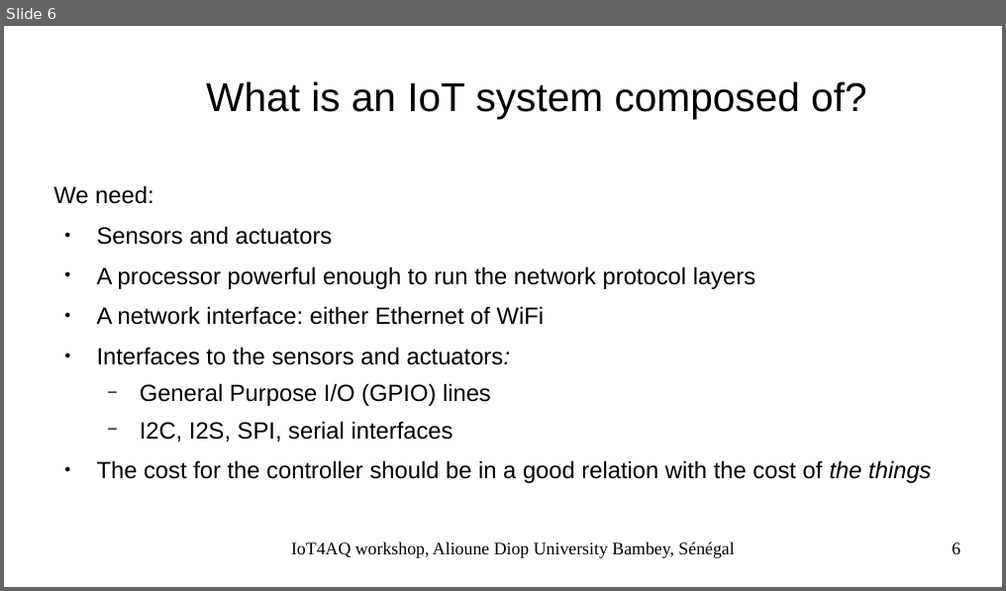
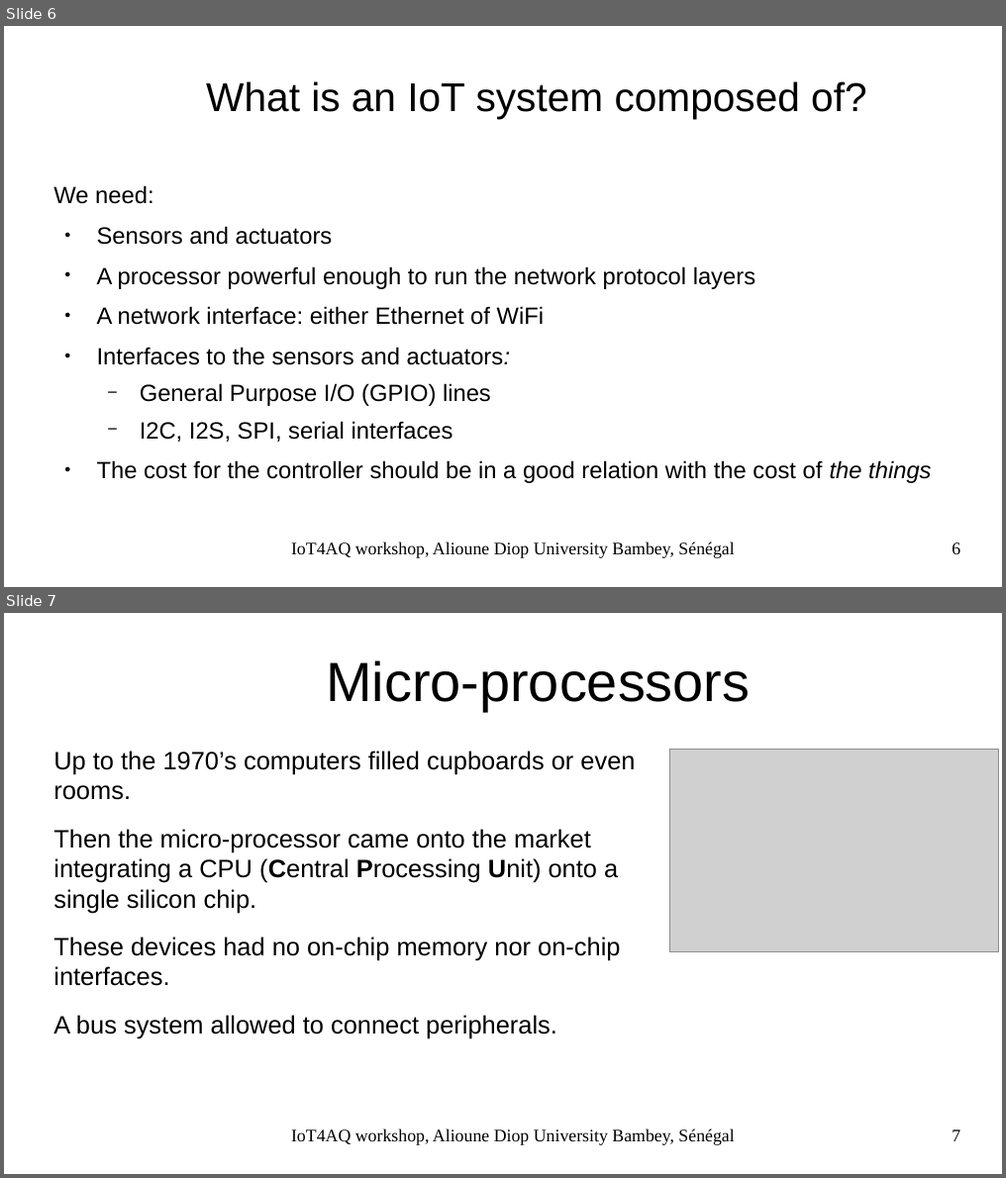
Before and after one commit to uraich/IoT4AQ, a slide deck: workshop/slides/iot4aq_introduction.odp. Shown one above the other, each under a label of ours: slide 6 before the commit, slides 6 and 7 after it. The pictures are 1006x591 and 1006x1178 pixels, drawn with LibreOffice and Linux fonts; fonts in the diff are those of the drawing; grey boxes stand for pictures; background and template pictures are left out. Boxes give left, top, right and bottom in pixels: in the first picture for what was removed or moved away, otherwise in the second. Text is boxed around its words. In the diff, an @@ line names an element or a change of style, - is before the commit and + after.

Commit message:
extended micro-processor discussion

```diff
--- a/workshop/slides/iot4aq_introduction.odp
+++ b/workshop/slides/iot4aq_introduction.odp
@@ slide 7 added at box(4, 613, 1002, 1174), background #FFFFFF @@
@@ title added at box(326, 661, 749, 711), 44 pt, text #000000 @@
+Micro-processors
@@ text added at box(54, 751, 635, 1039), 20 pt, text #000000 @@
+Up to the 1970’s computers filled cupboards or even rooms.
+Then the micro-processor came onto the market integrating a CPU (Central Processing Unit) onto a single silicon chip.
+These devices had no on-chip memory nor on-chip interfaces.
+A bus system allowed to connect peripherals.
@@ picture added at box(669, 749, 999, 953) @@
@@ text added at box(291, 1129, 734, 1146), 14 pt, text #000000 @@
+IoT4AQ workshop, Alioune Diop University Bambey, Sénégal
@@ page number added at box(951, 1130, 960, 1142), 14 pt, text #000000 @@
+7
```
Also in this commit, not shown: 1 slide changed, 3 other slides added, 1 other file.
